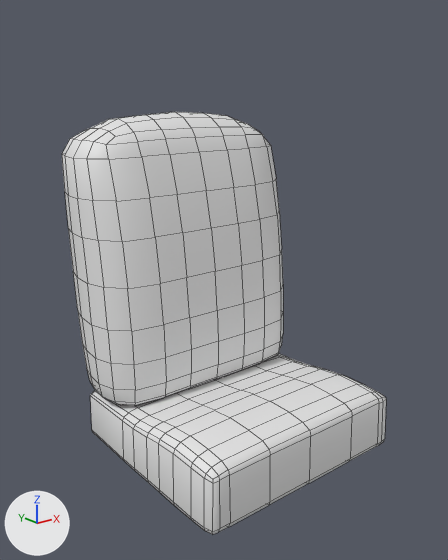
Two versions of the Blender file asiento.blend, one commit apart.
One viewpoint serves both versions: a 50 mm lens placed at (-2.23, -2.9, 0.91), pointed at (-0.04, -0.16, -0.18). Lighting does not change. The marker at lower left points along +X, +Y and +Z. Mesh edges are drawn as thin lines. The same objects are shown in both versions, whatever each file hides.
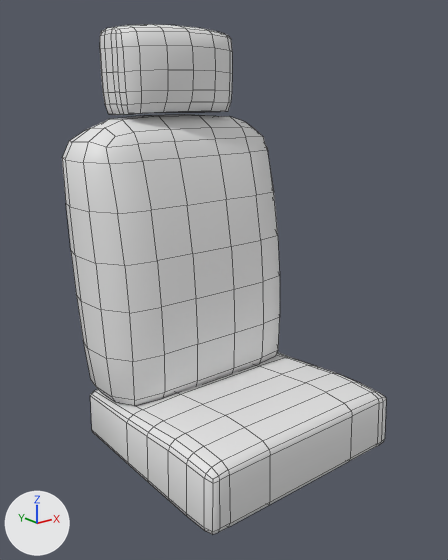
What changed in the scene script:
```text
Change me_cube_003:
    used by ob_cube_002; location = (0.0, 0.0, 0.0); scale = (0.706, 0.915, 0.915)
    remove me_cube_003.from_pydata(...)  # 530 vertices, 526 faces; spans x -1.03..1.03, y -0.95..0.69, z -1.36..0.83
    add me_cube_003.from_pydata(...)  # 532 vertices, 526 faces; spans x -0.71..0.71, y -0.87..0.63, z -1.25..1.25
    me_cube_003 part 1: the loose piece of 304 vertices spanning x -1.03..1.03, y -0.05..0.69, z -1.0..0.83 is rebuilt with 186 vertices and now spans x -0.71..0.71, y -0.03..0.63, z -0.92..0.74
    me_cube_003 part 2: the loose piece of 226 vertices spanning x -0.97..0.97, y -0.95..0.5, z -1.36..-0.92 is rebuilt with 164 vertices and now spans x -0.69..0.69, y -0.87..0.46, z -1.25..-0.84
    me_cube_003 part 3: a new loose piece of 182 vertices spanning x -0.4..0.4, y 0.18..0.61, z 0.75..1.25
Change ob_cube_002:
    ob_cube_002.scale: (0.706, 0.915, 0.915) -> (1.0, 1.0, 1.0)
```

Changed parts and their boxes [x1, y1, x2, y2] in the pictures (448 x 560 px):
'Cube.002', reshaped, rescaled (21% taller)
    before: [62, 112, 386, 534]
    after: [62, 24, 386, 534]
part 1 of me_cube_003, rebuilt
    before: [62, 112, 283, 406]
    after: [62, 114, 280, 406]
part 2 of me_cube_003, rebuilt
    before: [90, 353, 386, 534]
    after: [90, 352, 386, 534]
part 3 of me_cube_003, added
    after: [100, 24, 232, 115]
